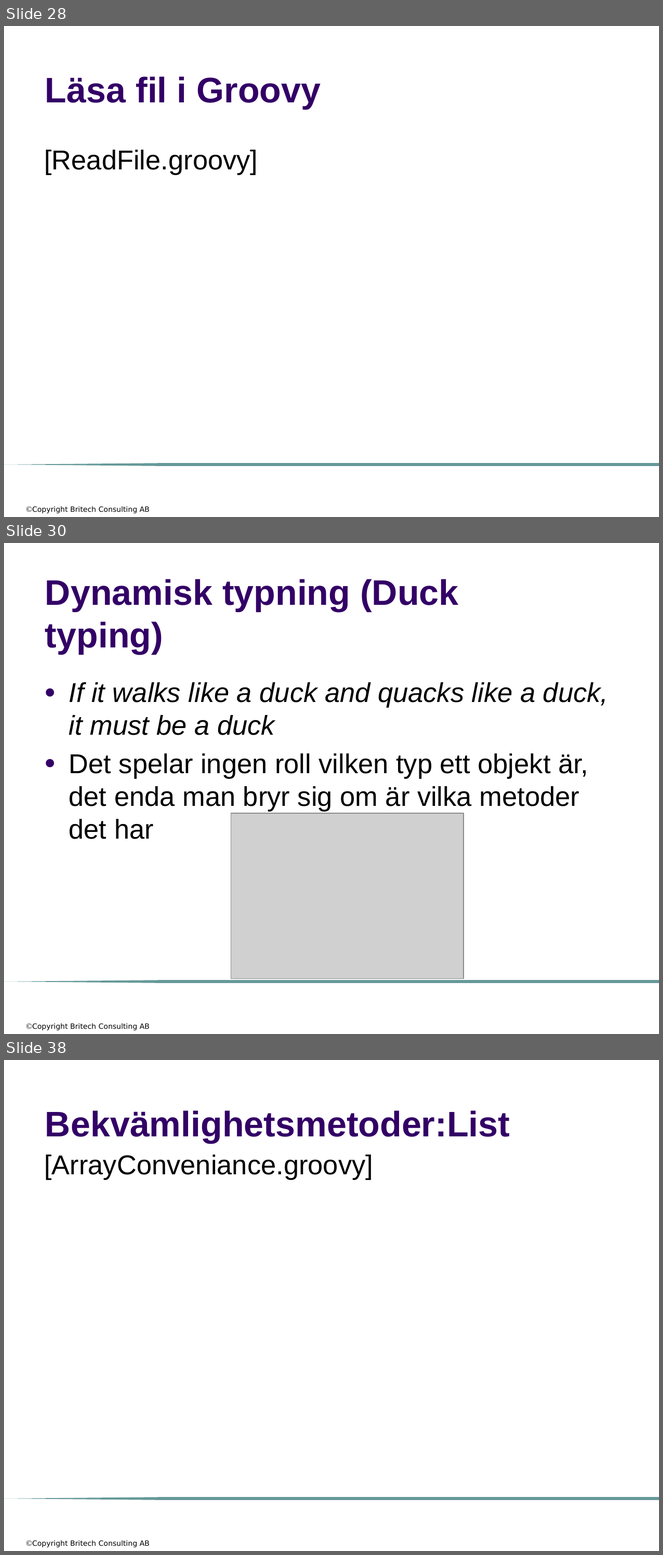
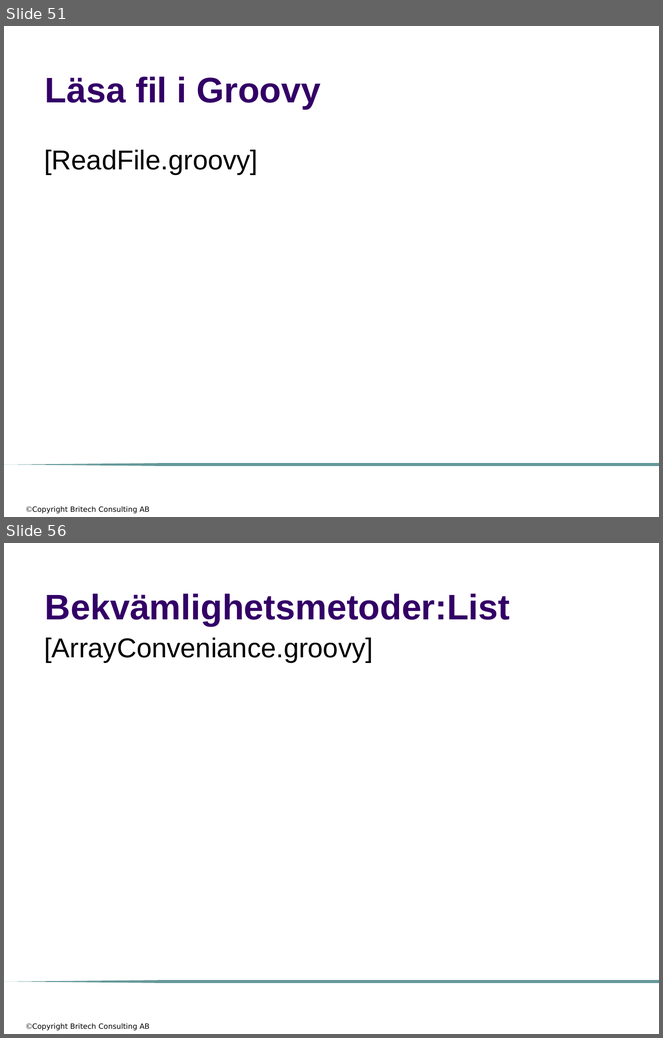
Before and after one commit to me97esn/groovyseminarium, a slide deck: groovyseminarie/dokument/groovyseminarium_source_w_logo.pptx. Shown one above the other, each under a label of ours: slides 28, 30 and 38 before the commit, slides 51 and 56 after it; the slides between them are not shown. The pictures are 663x1555 and 663x1038 pixels, drawn with LibreOffice and Linux fonts; fonts in the diff are those of the drawing; grey boxes stand for pictures; background and template pictures are left out. Boxes give left, top, right and bottom in pixels: in the first picture for what was removed or moved away, otherwise in the second. Text is boxed around its words. In the diff, an @@ line names an element or a change of style, - is before the commit and + after.

```diff
--- a/groovyseminarie/dokument/groovyseminarium_source_w_logo.pptx
+++ b/groovyseminarie/dokument/groovyseminarium_source_w_logo.pptx
@@ slide 30 removed at [4, 543, 659, 1034], background #FFFFFF; not listed: 2 template elements that a slide beside it also shows @@
@@ title removed at [45, 579, 459, 654] @@
-Dynamisk typning (Duck typing)
@@ text removed at [69, 682, 608, 839] @@
-● If it walks like a duck and quacks like a duck, it must be a duck
-● Det spelar ingen roll vilken typ ett objekt är, det enda man bryr sig om är vilka metoder det har
@@ picture removed at [231, 813, 463, 979] @@
@@ what was slide 28 is now slide 51 @@
@@ what was slide 38 is now slide 56 @@
```
Also in this commit, not shown: 9 slides changed, 34 slides added, 13 other slides removed, 1 other file.
